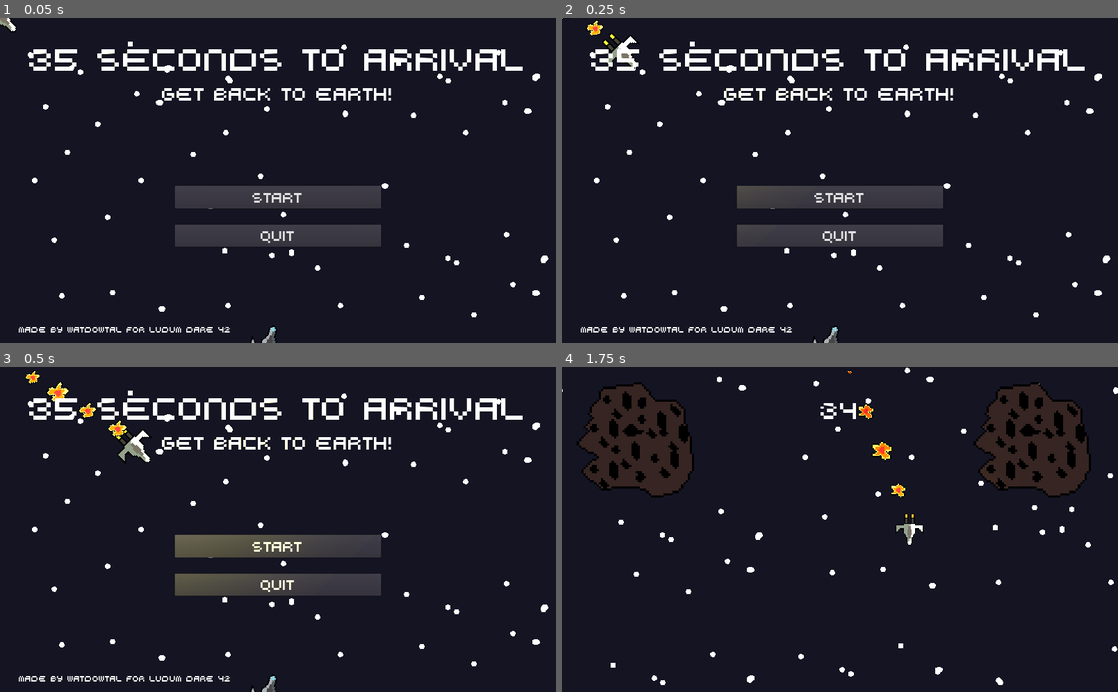
Above: before the commit, frames 1-4 (two rows, left to right).
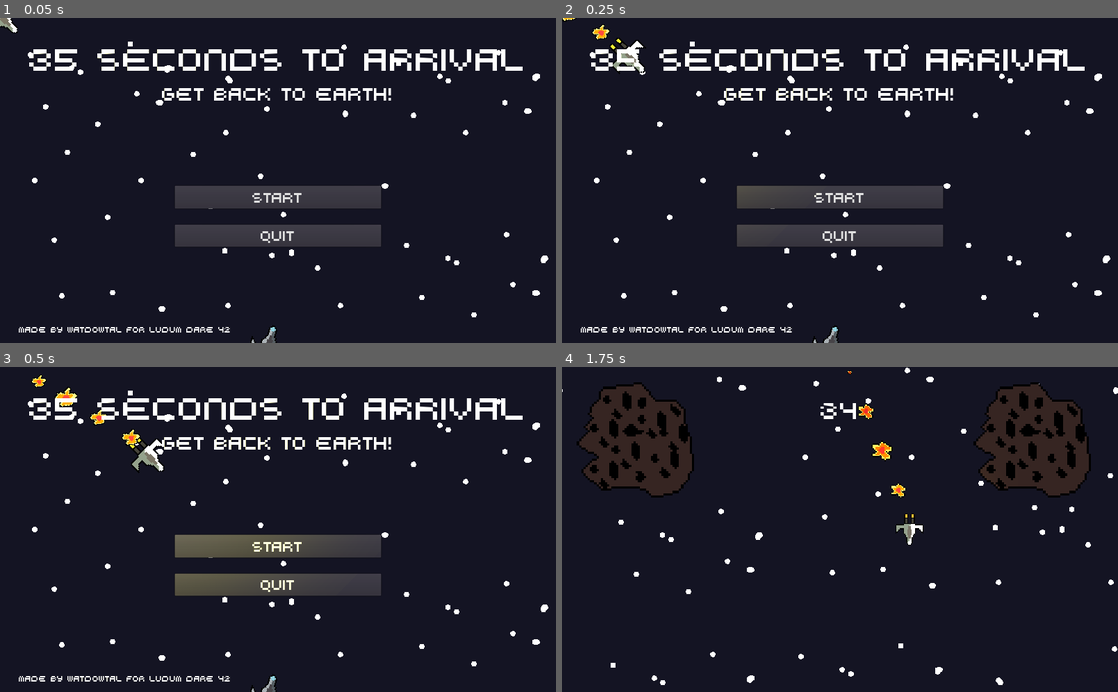
Above: after the commit, the same moments.

Repository: watdowtal/ludumdare42
Game: Godot game, scene res://Scenes/Title/TitleScreen.tscn
The game is run twice, just before and just after one commit, with the same random seed, the same clock (stepped at 60 frames per second) and the same inputs.
Inputs:
- Up to frame 1 (0.05 s): no input
- Up to frame 2 (0.25 s): no input
- Up to frame 3 (0.5 s): no input
- Up to frame 4 (1.75 s): click "Start" at 0.5 s; hold Right (ui_right) from 1.28 s (still down)

The runs differ from the first frame. In frame 1, less than 0.1% of the frame differs, in the area x 0-4%, y 0-5%; in frame 2, 0.6%; in frame 3, 1.3%, in the area x 4-30%, y 1-33%; in frame 4, nothing differs.

Commit message:
Add files via upload

Diff:
--- a/LD42/Scenes/Title/TitleScreen.tscn
+++ b/LD42/Scenes/Title/TitleScreen.tscn
@@ -54,10 +54,10 @@
 "times": PoolRealArray( 0, 1, 2.3 ),
 "transitions": PoolRealArray( 1, 1, 1 ),
 "update": 0,
-"values": [ Vector2( -26.4187, -20.093 ), Vector2( 1070, 649 ), Vector2( 1070, 649 ) ]
+"values": [ Vector2( -26.4187, -20.093 ), Vector2( 1170, 715 ), Vector2( 1170, 715 ) ]
 }
 
-[node name="TitleScreen" type="Control"]
+[node name="TitleScreen" type="Control" index="0"]
 
 anchor_left = 0.0
 anchor_top = 0.0
@@ -270,6 +270,7 @@
 
 [node name="Ship" type="Sprite" parent="." index="5"]
 
+editor/display_folded = true
 position = Vector2( -26.4187, -20.093 )
 rotation = 2.35619
 scale = Vector2( 2.6875, 2.6875 )
Not shown, added: LD42/export_presets.cfg
Binary file added: LD42/sprite1_p4q_icon.ico
